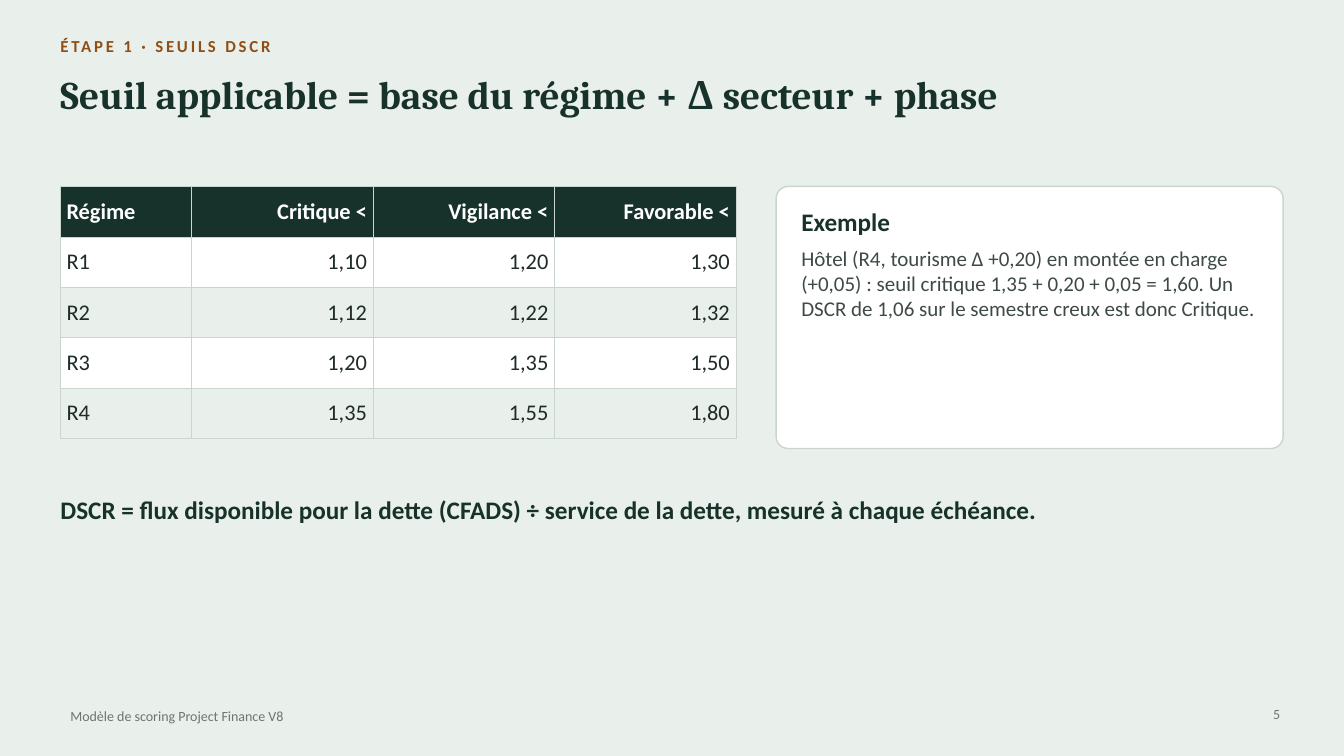
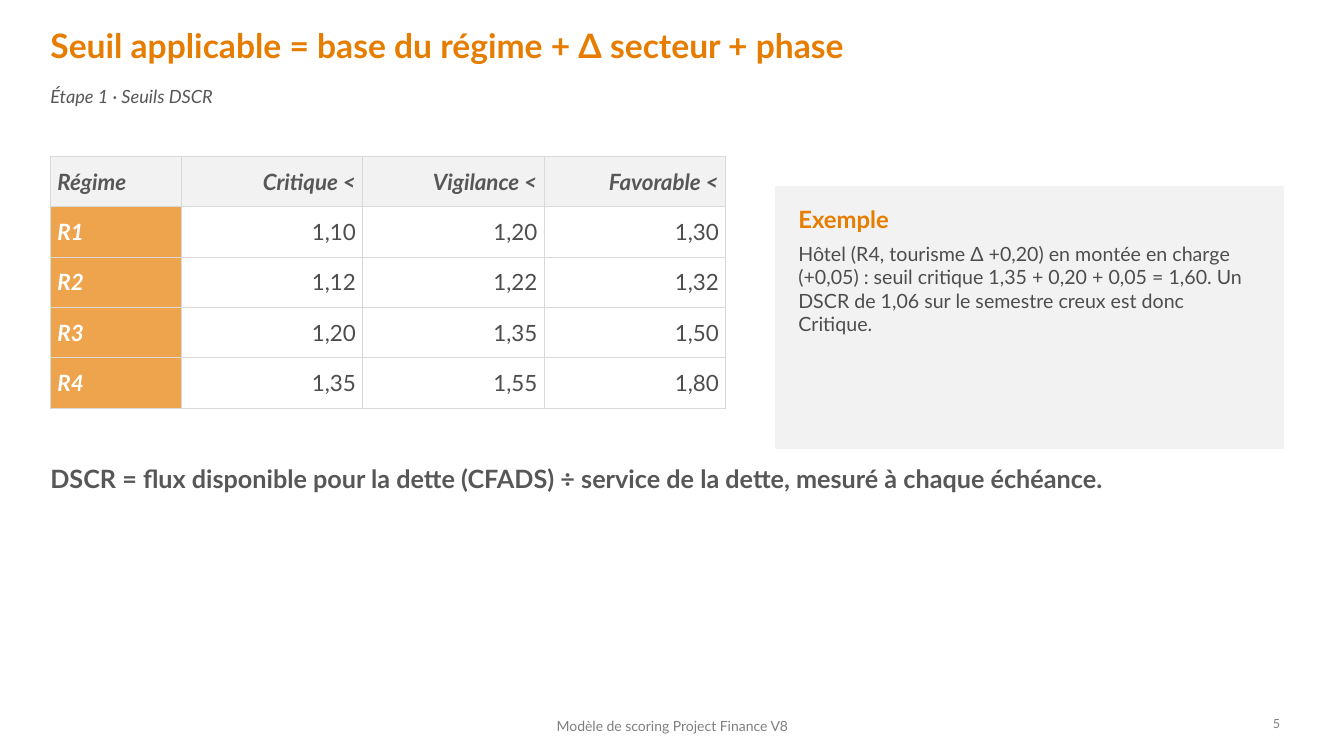
Before and after one commit to tariqeddoumi/pf-scoring-v7claude, a slide deck: slide 5 of docs/outil-excel/Presentation_scoring_PF_V8.pptx. Drawn at 1344x756 pixels with LibreOffice and Linux fonts; fonts in the diff are those of the drawing. Boxes give left, top, right and bottom in pixels: in the first picture for what was removed or moved away, otherwise in the second. Text is boxed around its words. In the diff, an @@ line names an element or a change of style, - is before the commit and + after.

```diff
--- a/docs/outil-excel/Presentation_scoring_PF_V8.pptx
+++ b/docs/outil-excel/Presentation_scoring_PF_V8.pptx
@@ background #E9EFEA to #FFFFFF @@
@@ title "Seuil applicable = base du ...": place and size @@
-title "Seuil applicable = base du ..." at box(60, 81, 998, 118)
+title "Seuil applicable = base du ..." at box(50, 33, 844, 64)
@@ title "Seuil applicable = base du ..." at box(50, 33, 844, 64): size 28 to 24 pt, font Cambria to Lato, text colour #17322A to #E67D00 @@
@@ text at box(50, 88, 213, 106): text changed; size 12 to 13 pt; font Calibri to Lato; text colour #8F4E16 to #575757; bold off; italic on @@
-ÉTAPE 1 · SEUILS DSCR
+Étape 1 · Seuils DSCR
@@ table at box(50, 156, 726, 398) @@
@@ fill #17322A to #F2F2F2 in row 1 @@
@@ fill #FFFFFF to #EDA44C in 2 cells @@
@@ fill #E9EFEA to #EDA44C in 2 cells @@
@@ fill #E9EFEA to #FFFFFF in 6 cells @@
@@ font Calibri to Lato @@
@@ text colour #FFFFFF to #575757 in "Régime", "Critique <", "Vigilance <", "Favorable <" @@
@@ italic on in "Régime", "Critique <", "Vigilance <", "Favorable <" and 4 more places @@
@@ text colour #1E2B26 to #FFFFFF, bold on in "R1", "R2", "R3", "R4" @@
@@ text colour #1E2B26 to #4D4D4D in "1,10", "1,20", "1,30", "1,12" and 8 more places @@
@@ borders changed @@
@@ table: place and size @@
-table at box(60, 187, 736, 427)
+table at box(50, 156, 726, 398)
@@ rectangle at box(776, 187, 1284, 449): rounded rectangle to rectangle; fill #FFFFFF to #F2F2F2; outline #C9D6CF 1 pt to #F2F2F2 1 pt @@
@@ text "Exemple" at box(798, 210, 1242, 335): size 18 to 17 pt, text colour #17322A to #E67D00 in "Exemple"; font Calibri to Lato, size 15 to 14 pt, text colour #3E4A45 to #4D4D4D @@
@@ text "DSCR = flux disponible pour ...": place and size @@
-text "DSCR = flux disponible pour ..." at box(60, 500, 1036, 523)
+text "DSCR = flux disponible pour ..." at box(50, 468, 1103, 492)
@@ text "DSCR = flux disponible pour ..." at box(50, 468, 1103, 492): font Calibri to Lato, text colour #17322A to #575757 @@
@@ text "Modèle de scoring Project Finance ...": place and size @@
-text "Modèle de scoring Project Finance ..." at box(70, 711, 283, 724)
+text "Modèle de scoring Project Finance ..." at box(557, 720, 789, 734)
@@ text "Modèle de scoring Project Finance ..." at box(557, 720, 789, 734): font Calibri to Lato, text colour #6B7671 to #7F7F7F; alignment left to centre @@
@@ page number: place and size @@
-page number at box(1273, 710, 1280, 719)
+page number at box(1273, 719, 1280, 728)
@@ page number at box(1273, 719, 1280, 728): size 10 to 9 pt, font Calibri to Lato, text colour #6B7671 to #7F7F7F @@
```
Also in this commit, not shown: 17 other slides changed.
